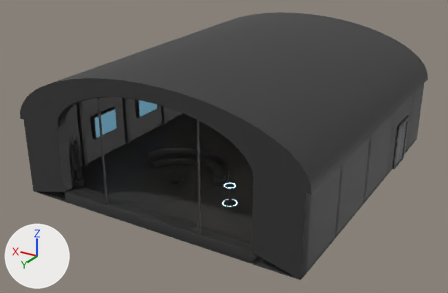
Two versions of the glTF model assets-src/comms/room.glb, one commit apart.
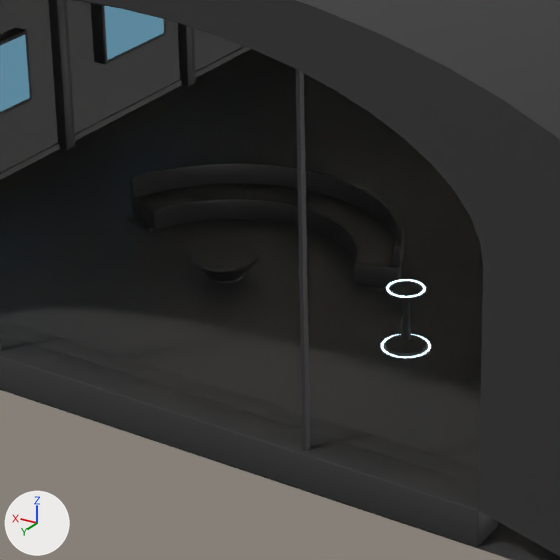
Old and new are each drawn whole from a 50 mm lens placed at (-16.6, 32.7, 15.7), pointed at (0.5, 4.3, 1.5) and again close up on the part from 24% to 62% of the width and 34% to 91% of the height. Every picture has the same lights, and +X, +Y and +Z are marked at lower left. The older version's two pictures come first. Vertices at exactly the same position are counted once.

Objects in the first close-up: 'EM_static', 'FX_screen0', 'FX_screen1', 'archC', 'archR', 'center', 'floorF', 'floorN', 'props'.
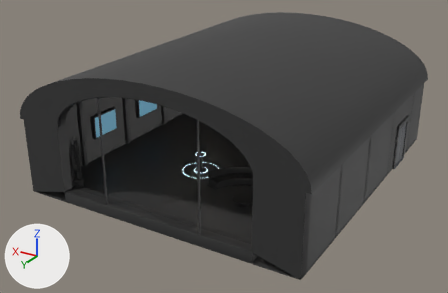
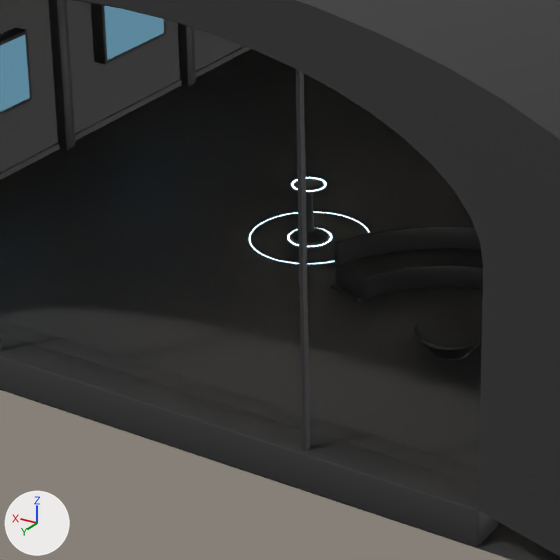
Boxes (x1, y1, x2, y2) around the edits, measured in the close-ups (560 x 560 px; the box of a moved part takes in the faces that stretch with it):
'props', reshaped
    before: (127, 162, 427, 356)
    after: (291, 178, 483, 361)
'EM_static', reshaped
    before: (381, 279, 431, 358)
    after: (249, 177, 370, 264)
part 1 of me_em_static, moved or reshaped
    before: (386, 279, 426, 298)
    after: (291, 177, 327, 192)
part 2 of me_em_static, moved or reshaped
    before: (381, 334, 431, 358)
    after: (287, 228, 332, 247)
part 3 of me_em_static, added
    after: (249, 212, 370, 264)
part 4 of me_props, moved or reshaped
    before: (384, 281, 427, 356)
    after: (291, 178, 329, 246)
part 5 of me_props, moved or reshaped
    before: (132, 184, 401, 286)
    after: (336, 248, 483, 300)
part 6 of me_props, moved or reshaped
    before: (129, 162, 404, 267)
    after: (334, 225, 481, 264)
part 7 of me_props, moved or reshaped (mostly hidden)
    before: (127, 215, 387, 292)
    after: (331, 283, 362, 302)
part 8 of me_props, moved or reshaped
    before: (191, 241, 260, 283)
    after: (414, 314, 482, 361)

The change in detail:
me_em_static is used by ob_em_static; location (0.0, 0.0, 0.0).
me_em_static had 3128 vertices, 6128 faces and spanned x -7.8..7.8, y -4.2..11.5, z 0.0..7.0.
me_em_static now has 3512 vertices, 6896 faces and spans x -7.8..7.8, y -4.2..11.5, z 0.0..7.0.
me_em_static part 1: the loose piece of 256 vertices spanning x -2.2..-1.6, y 7.3..7.9, z 1.0 is moved by (3.5, -2.6, 0.0).
me_em_static part 2: the loose piece of 256 vertices spanning x -2.3..-1.5, y 7.2..8.0, z 0.0 is moved by (3.5, -2.6, 0.0).
me_em_static part 3: a new loose piece of 384 vertices spanning x 0.5..2.7, y 3.9..6.1, z 0.0, in mat_em_field.
me_props is used by ob_props; location (0.0, 0.0, 0.0).
me_props had 1940 vertices, 3852 faces and spanned x -6.76..6.76, y 3.98..10.86, z 0.0..1.02.
me_props now has 1940 vertices, 3852 faces and spans x -6.76..6.76, y 4.38..10.86, z 0.0..1.02.
me_props part 4: the loose piece of 338 vertices spanning x -2.24..-1.56, y 7.26..7.94, z 0.0..1.02 is moved by (3.5, -2.6, 0.0).
me_props part 5: the loose piece of 524 vertices spanning x -0.78..4.78, y 4.02..6.22, z 0.0..0.42 is moved by (-4.6, 0.4, 0.0).
me_props part 6: the loose piece of 524 vertices spanning x -0.82..4.82, y 3.98..6.01, z 0.42..0.82 is moved by (-4.6, 0.4, 0.0).
me_props part 7: the loose piece of 164 vertices spanning x -0.82..4.82, y 4.04..6.3, z 0.0..0.06 is moved by (-4.6, 0.4, 0.0).
me_props part 8: the loose piece of 194 vertices spanning x 1.42..2.58, y 6.42..7.58, z 0.0..0.38 is moved by (-4.6, 0.4, 0.0).
